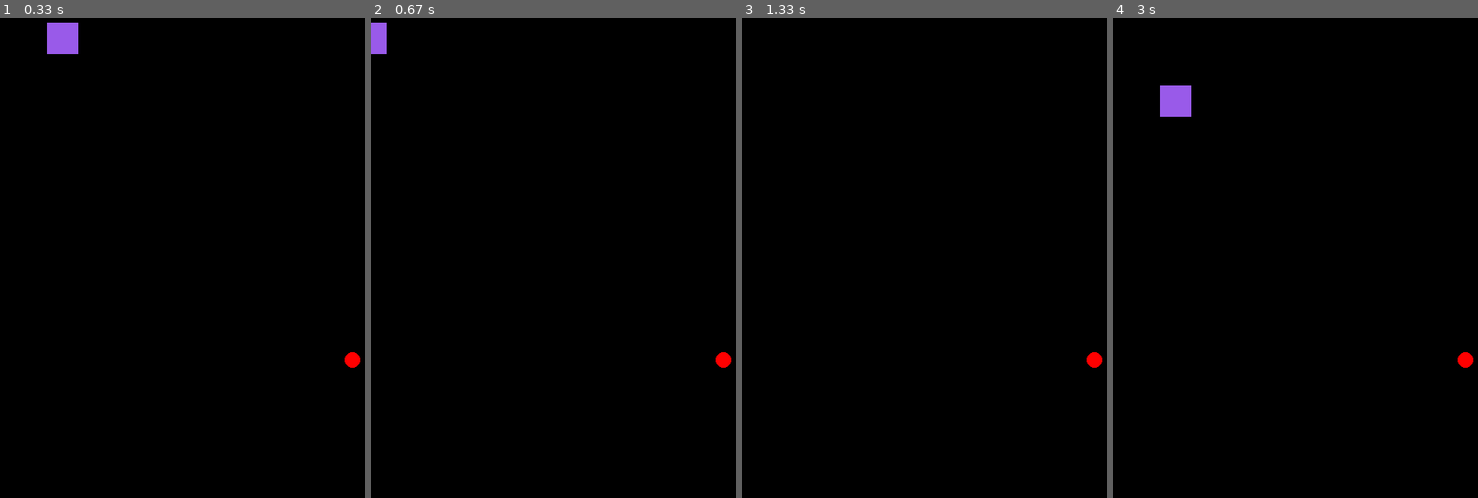
Above: before the commit, frames 1-4 (left to right).
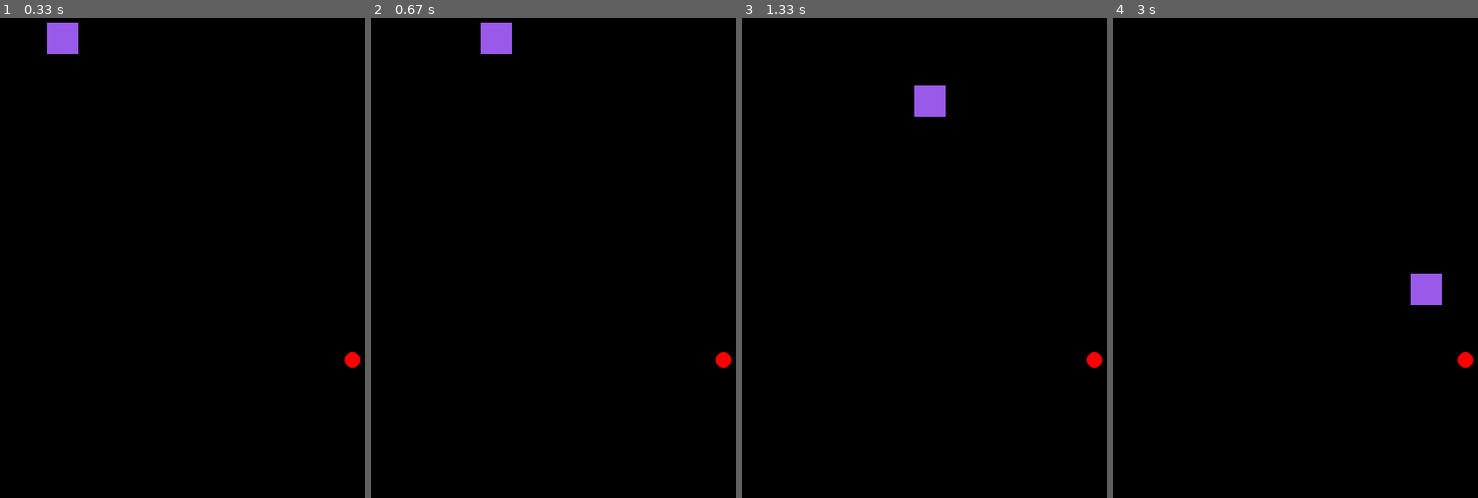
Above: after the commit, the same moments.

Repository: IlVesAr/Snake_Pygame
Game: pygame game, started from snake.py
The game is run twice, just before and just after one commit, with the same random seed, the same clock (stepped at 60 frames per second) and the same inputs.
Inputs:
- Up to frame 1 (0.33 s): no input
- Up to frame 2 (0.67 s): hold Left from 0.33 s (still down)
- Up to frame 3 (1.33 s): release Left at 0.87 s; hold Down 0.9-1.28 s
- Up to frame 4 (3 s): hold Up 1.77-2.22 s; hold Right 2.25-2.88 s; hold Down from 2.92 s (still down)

Frame 1 is identical in both runs. In frame 2, 0.8% of the frame differs, in the area x 0-39%, y 0-8%; in frame 3, 0.6%; in frame 4, 1.1%, in the area x 12-91%, y 14-60%.

Commit message:
Now you can lose the game

Diff:
--- a/snake.py
+++ b/snake.py
@@ -73,15 +73,20 @@
 
     key = pygame.key.get_pressed()
 
-    if key[pygame.K_LEFT]:
+    if key[pygame.K_LEFT] and posoki[0] != "right":
         posoki[0] = "left"
-    if key[pygame.K_RIGHT]:
+    if key[pygame.K_RIGHT] and posoki[0] != "left":
         posoki[0] = "right"
-    if key[pygame.K_UP]:
+    if key[pygame.K_UP] and posoki[0] != "down":
         posoki[0] = "up"
-    if key[pygame.K_DOWN]:
+    if key[pygame.K_DOWN] and posoki[0] != "up":
         posoki[0] = "down"
 
+    m = 1
+    while m < len(snake):
+        if snake[0].x == snake[m].x and snake[0].y == snake[m].y:
+            run = False
+        m += 1
 
     Move()
     DrAw(win)
